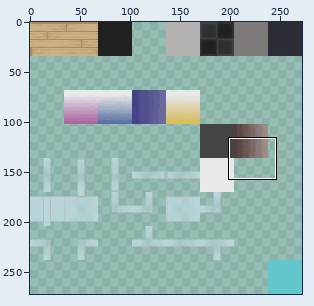
File history of a sprite sheet, floortileset.png. The picture above shows the old version from afar; the outline marks the close-up.
Close-up. The starting point:
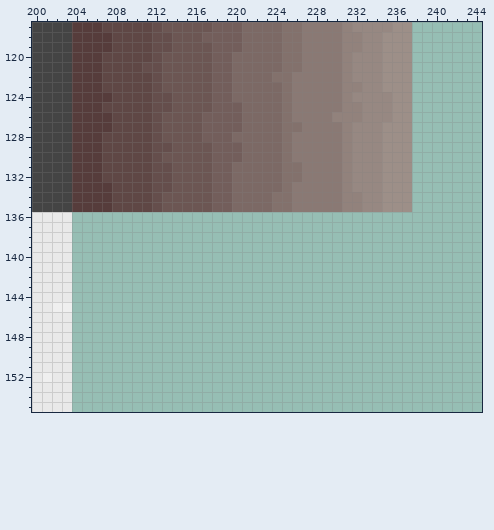
The file is 272x272 pixels. Colours within 5 levels of each other are drawn and written as one. Shown: x 200..244, y 117..155. The commit also changed other parts of the picture, which this record leaves out.
New version:
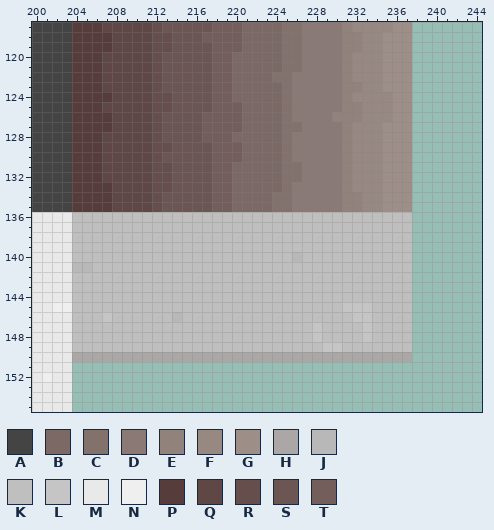
Palette (. is transparent): A #444444  B #7c6965  C #83716c  D #8a7974  E #92827c  F #978882  G #9d8f88  H #aba7a7  J #b8b8b8  K #bfbfbf  L #c5c5c5  M #e9e9e9  N #efefef  P #563c3b  Q #5f4745  R #654e4c  S #6c5653  T #735e5b
What changed:
There is now colour H in row 150 at x 204 to 237.
There is now colour J in row 140 at x 226; in row 141 at x 204 to 205; in row 146 at x 214.
There is now colour K in rows 136 to 139 at x 204 to 237; in row 140 at x 204 to 225 and 227 to 237; in row 141 at x 206 to 237; in rows 142 to 144 at x 204 to 237; in row 145 at x 204 to 230 and 234 to 237; in row 146 at x 204 to 206, 208 to 213, 215 to 231 and 234 to 237.
There is now colour K in rows 147 to 148 at x 204 to 227, 229 to 232 and 234 to 237; in row 149 at x 204 to 228 and 231 to 237.
There is now colour L in row 145 at x 231 to 233; in row 146 at x 207 and 232 to 233; in rows 147 to 148 at x 228 and 233; in row 149 at x 229 to 230.
The edit turns colour R into colour Q in row 121 at x 211.
Where, in picture pixels (left, top, right, bottom), the same in both close-ups:
changed: (142, 62, 152, 72)
added: (72, 212, 412, 362)
